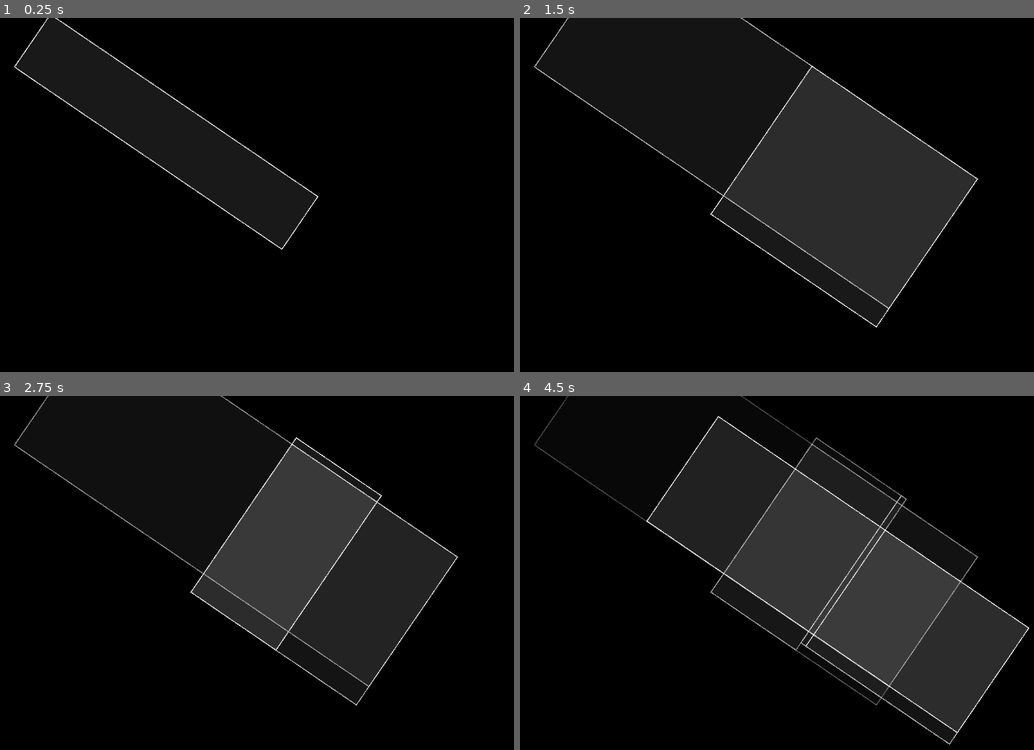
Above: before the commit, frames 1-4 (two rows, left to right).
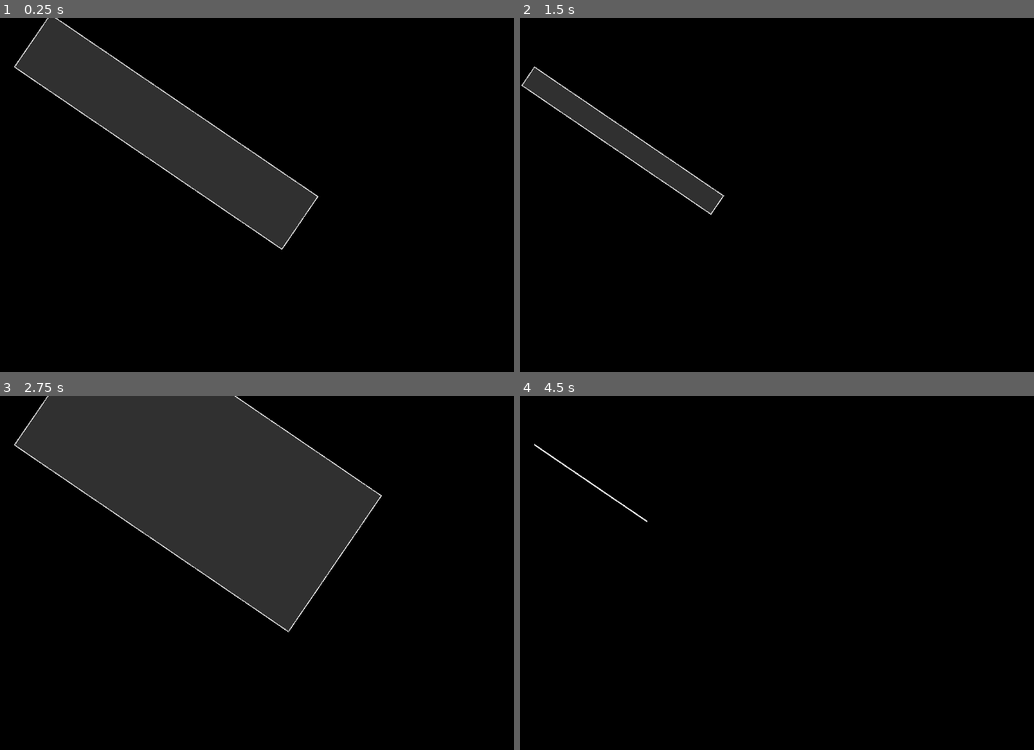
Above: after the commit, the same moments.

Repository: AlexeyBond/old-54-game
Game: Godot game, scene res://test.tscn
The game is run twice, just before and just after one commit, with the same random seed, the same clock (stepped at 60 frames per second) and the same inputs. The project has no main scene, so this scene is started directly.
Inputs (mouse positions are in pixels of both pictures, inside the frame that each line leads up to):
- Up to frame 1 (0.25 s): no input
- Up to frame 2 (1.5 s): tap Enter at 0.5 s; move the mouse to (977, 177) at 0.52 s; press the mouse at (977, 177) at 0.53 s; tap Space at 1.25 s; move the mouse to (710, 212) at 1.27 s; release the mouse at (710, 212) at 1.28 s; click (710, 212) at 1.35 s
- Up to frame 3 (2.75 s): tap Enter at 2 s; move the mouse to (380, 495) at 2.02 s; press the mouse at (380, 495) at 2.03 s
- Up to frame 4 (4.5 s): tap Space at 2.75, 4.25 s; move the mouse to (807, 647) at 2.77 s; release the mouse at (807, 647) at 2.78 s; click (807, 647) at 2.85 s; tap Enter at 3.5 s; move the mouse to (1028, 629) at 3.52 s; press the mouse at (1028, 629) at 3.53 s; move the mouse to (648, 519) at 4.27 s; release the mouse at (648, 519) at 4.28 s; click (648, 519) at 4.35 s

The runs differ from the first frame. In frame 2, 23% of the frame differs, in the area x 0-90%, y 0-88%; in frame 3, 26%; in frame 4, 30%, in the area x 2-100%, y 0-99%.

Commit message:
Game, scores

Diff:
--- a/test.gd
+++ b/arena.gd
@@ -1,8 +1,12 @@
 extends Node2D
 
+class_name Arena
+
 @export var start_point: Vector2 = Vector2(100, 100)
+@export var interval_seconds: float = .5
 
 const FADE_K: float = 0.8
+const FADE_MIN: float = 0.05
 
 class DrawableRect extends RefCounted:
 	var rect: Rect2
@@ -17,16 +21,20 @@
 		target.draw_rect(self.rect, self.color, false, 1.5)
 
 	func fade():
-		self.color.a = max(self.color.a * FADE_K, 0.1)
+		self.color.a = max(self.color.a * FADE_K, FADE_MIN)
 
 class EffectRect extends DrawableRect:
-	pass
+	var effect_sub_r: float = 0.0
+	var effect_add_y: float = 0.0
+	var effect_add_w: float = 0.0
+
+signal update_current_effects(effects: Array[EffectRect])
+signal apply_effects(effects: Array[EffectRect])
 
 var current_point: Vector2
 var history: Array[DrawableRect] = []
 
 var current_effects: Array[EffectRect] = []
-var current_future_rect: DrawableRect
 
 func _ready():
 	current_point = start_point
@@ -37,38 +45,45 @@
 func get_future_rect_drawable() -> DrawableRect:
 	return DrawableRect.new(get_future_rect(), Color.WHITE)
 
-func _unhandled_input(event):
-	if not event.is_action_pressed("click"):
-		return
-
+func commit():
 	var future_rect: DrawableRect = get_future_rect_drawable()
 	var effects: Array[EffectRect] = calculate_effects(future_rect.rect)
-
-	# TODO: Apply effects
+	apply_effects.emit(effects)
 
 	for hr in history:
 		hr.fade()
 	history.push_front(future_rect)
 	current_point = get_local_mouse_position()
 	current_effects.clear()
+	update_current_effects.emit(current_effects)
 
 func calculate_effects(future_rect: Rect2) -> Array[EffectRect]:
 	var effects: Array[EffectRect] = []
+
+	if history.size() > 0:
+		var r: Rect2 = history[0].rect.intersection(future_rect.grow(1))
+
+		if r.get_area() > 2.0 and (r.size.x <= 1.1 or r.size.y <= 1.1):
+			var er: EffectRect = EffectRect.new(r.grow(5), Color.YELLOW)
+			er.effect_add_y = r.get_area() * 10.0
+			effects.push_back(er)
 
 	for hr in history:
 		var r: Rect2 = future_rect.intersection(hr.rect)
 		if r.has_area():
 			var effect: EffectRect = EffectRect.new(r, Color.RED)
+			effect.effect_sub_r = r.get_area()
+			effects.push_back(effect)
 
-			# TODO: make effect effective
-
-			effects.push_back(effect)
+	var future_rect_effect: EffectRect = EffectRect.new(future_rect, Color.WHITE)
+	future_rect_effect.effect_add_w = future_rect.get_area()
+	effects.push_back(future_rect_effect)
 
 	return effects
 
-func _process(delta):
-	current_future_rect = get_future_rect_drawable()
-	current_effects = calculate_effects(current_future_rect.rect)
+func _process(_delta):
+	current_effects = calculate_effects(get_future_rect())
+	update_current_effects.emit(current_effects)
 	queue_redraw()
 
 func _draw():
--- /dev/null
+++ b/game.gd
@@ -0,0 +1,57 @@
+extends Node
+
+class_name Game
+
+@export var arena: Arena
+@export var status_text: RichTextLabel
+@export var timer: Timer
+
+var score: int = 0
+
+func _unhandled_input(event):
+	if event.is_action_pressed("click") and timer.is_stopped():
+		arena.commit()
+		timer.start()
+
+func total_effect(effects: Array[Arena.EffectRect]) -> Arena.EffectRect:
+	var res: Arena.EffectRect = Arena.EffectRect.new(Rect2(Vector2.ZERO, Vector2.ZERO), Color.BLACK)
+
+	for fx in effects:
+		res.effect_add_w += fx.effect_add_w
+		res.effect_add_y += fx.effect_add_y
+		res.effect_sub_r += fx.effect_sub_r
+
+	return res
+
+func format_status(effects: Array[Arena.EffectRect]):
+	var res = "[color=gray]{}[/color]".format([score], "{}")
+
+	var total_effect: Arena.EffectRect = total_effect(effects)
+
+	if total_effect.effect_add_w > 0:
+		res += " [color=white]+{}[/color]".format([total_effect.effect_add_w], "{}")
+	if total_effect.effect_add_y > 0:
+		res += " [color=yellow]+{}[/color]".format([total_effect.effect_add_y], "{}")
+	if total_effect.effect_sub_r > 0:
+		res += " [color=red]-{}[/color]".format([total_effect.effect_sub_r], "{}")
+
+	return res
+
+func apply_effects(effects: Array[Arena.EffectRect]):
+	var total_effect: Arena.EffectRect = total_effect(effects)
+
+	var delta: float = total_effect.effect_add_w + total_effect.effect_add_y - total_effect.effect_sub_r
+
+	score += delta
+	status_text.text = format_status([])
+
+func update_current_effects(effects: Array[Arena.EffectRect]):
+	status_text.text = format_status(effects)
+
+func tick():
+	arena.commit()
+
+func _ready():
+	arena.apply_effects.connect(self.apply_effects)
+	arena.update_current_effects.connect(self.update_current_effects)
+	timer.timeout.connect(self.tick)
--- /dev/null
+++ b/game.tscn
@@ -0,0 +1,28 @@
+[gd_scene load_steps=4 format=3 uid="uid://btue7v5m3adaw"]
+
+[ext_resource type="Script" path="res://game.gd" id="1_sus1x"]
+[ext_resource type="Theme" uid="uid://cylacb7e25wnl" path="res://ui/main_theme.tres" id="2_1yx3w"]
+[ext_resource type="Script" path="res://arena.gd" id="3_3iew6"]
+
+[node name="Game" type="Node2D" node_paths=PackedStringArray("arena", "status_text", "timer")]
+script = ExtResource("1_sus1x")
+arena = NodePath("arena")
+status_text = NodePath("CanvasLayer/RichTextLabel")
+timer = NodePath("Timer")
+
+[node name="CanvasLayer" type="CanvasLayer" parent="."]
+
+[node name="RichTextLabel" type="RichTextLabel" parent="CanvasLayer"]
+anchors_preset = 10
+anchor_right = 1.0
+offset_bottom = 86.0
+grow_horizontal = 2
+theme = ExtResource("2_1yx3w")
+theme_override_font_sizes/normal_font_size = 56
+bbcode_enabled = true
+text = "100500 [color=white]+1000[/color] [color=yellow]+500[/color] [color=red]-100[/color]"
+
+[node name="arena" type="Node2D" parent="."]
+script = ExtResource("3_3iew6")
+
+[node name="Timer" type="Timer" parent="."]
--- a/test.tscn
+++ b/test.tscn
@@ -1,8 +1,8 @@
 [gd_scene load_steps=2 format=3 uid="uid://bmbymsrfdgrmb"]
 
-[ext_resource type="Script" path="res://test.gd" id="1_frlfc"]
+[ext_resource type="Script" path="res://arena.gd" id="1_cebvr"]
 
 [node name="Node2D" type="Node2D"]
 position = Vector2(0, -50)
 rotation = 0.598648
-script = ExtResource("1_frlfc")
+script = ExtResource("1_cebvr")
--- /dev/null
+++ b/ui/main_theme.tres
@@ -0,0 +1,9 @@
+[gd_resource type="Theme" load_steps=3 format=3 uid="uid://cylacb7e25wnl"]
+
+[ext_resource type="FontFile" uid="uid://kmk1hy3ksy18" path="res://ui/Excludeditalic-jEr99.ttf" id="1_jhxnr"]
+
+[sub_resource type="FontVariation" id="FontVariation_mvoh7"]
+base_font = ExtResource("1_jhxnr")
+
+[resource]
+default_font = SubResource("FontVariation_mvoh7")
Binary file added: ui/Excludeditalic-jEr99.ttf
Not shown, added: ui/Excludeditalic-jEr99.ttf.import
